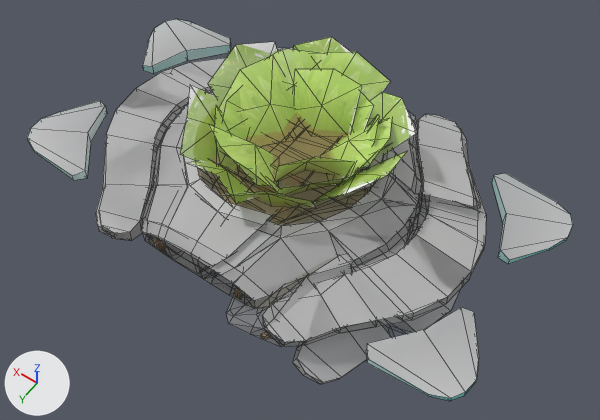
The FBX model Assets/HelloPico2/Data/Model/Prop/Prop_GardenFlowerAnim.fbx as it was, and as the next commit left it.
Camera for both pictures: a 50 mm lens placed at (-0.606, 0.812, 1.211), pointed at (-0.055, 0.041, -0.001). Every picture has the same lights, and +X, +Y and +Z are marked at lower left. Mesh edges are drawn as thin lines on the coarser meshes. Where no turn or scale is listed for an object, it has been applied to the vertices.

The first picture shows 'CharFishGroupRigRef_FlowerGroupMesh', 'CharFishGroupRigRef_GardenDiscCrackedMesh', 'CharFishGroupRigRef_GardenDiscDamagedMesh', 'CharFishGroupRigRef_GardenDiscMesh', 'CharFishGroupRigRef_GardenRockMesh', 'CharFishGroupRigRef_GardenWingMesh'.
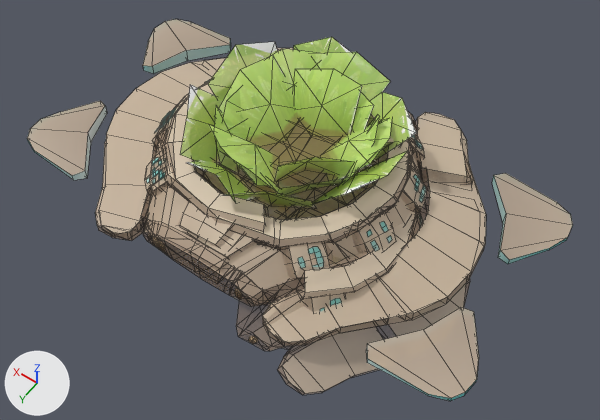
Location of each change, [x1, y1, x2, y2] in pixels of the pictures (600 x 420 px; the box of a moved part takes in the faces that stretch with it):
'CharFishGroupRigRef_GardenDiscDamagedMesh', reshaped: before [96, 87, 473, 382]; after [95, 81, 473, 393]
'CharFishGroupRigRef_GardenDiscCrackedMesh', reshaped: before [99, 58, 452, 342]; after [132, 60, 484, 341]
part 1 of me_charfishgrouprigref_gardenwingmesh, surface changed (grey to beige): [27, 19, 573, 398] in both
part 2 of me_charfishgrouprigref_gardendisccrackedmesh, built on: before [147, 92, 452, 340]; after [152, 60, 426, 341]
part 3 of me_charfishgrouprigref_gardendisccrackedmesh, surface changed: before [99, 63, 446, 342]; after [132, 229, 484, 327]
part 4 of me_charfishgrouprigref_gardendiscmesh, built on: before [147, 155, 393, 308]; after [150, 81, 427, 278]
part 5 of me_charfishgrouprigref_gardendiscmesh, surface changed (grey to beige): [99, 48, 486, 342] in both
part 6 of me_charfishgrouprigref_gardendiscdamagedmesh, moved or reshaped: before [153, 237, 160, 249]; after [153, 236, 160, 248]
part 7 of me_charfishgrouprigref_gardendiscdamagedmesh, moved or reshaped: before [261, 332, 270, 339]; after [249, 336, 258, 343]
part 8 of me_charfishgrouprigref_gardendiscdamagedmesh, rebuilt: before [96, 87, 473, 266]; after [95, 81, 473, 257]
part 9 of me_charfishgrouprigref_gardendiscdamagedmesh, rebuilt (17% taller): before [264, 220, 464, 382]; after [266, 204, 470, 393]
part 10 of me_charfishgrouprigref_gardendiscdamagedmesh, added (beige): after [145, 109, 423, 312]

The change, as a diff of the scene's bpy script:
```diff
--- a/Assets/HelloPico2/Data/Model/Prop/Prop_GardenFlowerAnim.fbx.py
+++ b/Assets/HelloPico2/Data/Model/Prop/Prop_GardenFlowerAnim.fbx.py
@@ me_charfishgrouprigref_gardendiscdamagedmesh @@
-me_charfishgrouprigref_gardendiscdamagedmesh.from_pydata(...)  # 456 vertices, 494 faces; spans x -0.373..0.395, y -0.292..0.306, z -0.101..0.114
+me_charfishgrouprigref_gardendiscdamagedmesh.from_pydata(...)  # 870 vertices, 774 faces; spans x -0.392..0.396, y -0.293..0.322, z -0.123..0.134
+# me_charfishgrouprigref_gardendiscdamagedmesh part 6: the loose piece of 20 vertices spanning x 0.09..0.107, y 0.258..0.263, z 0.006..0.033 is moved by (0.0, 0.0, 0.003)
+# me_charfishgrouprigref_gardendiscdamagedmesh part 7: the loose piece of 20 vertices spanning x -0.171..-0.153, y 0.286..0.292, z -0.012..0.014 is scaled about its middle by (1.01, 0.809, 1), then moved by (0.012, 0.018, -0.001)
+# me_charfishgrouprigref_gardendiscdamagedmesh part 8: the loose piece of 249 vertices spanning x -0.333..0.395, y -0.292..0.291, z -0.065..0.114 is rebuilt with 291 vertices and now spans x -0.294..0.396, y -0.293..0.291, z -0.119..0.134
+# me_charfishgrouprigref_gardendiscdamagedmesh part 9: the loose piece of 127 vertices spanning x -0.373..-0.042, y -0.144..0.306, z -0.101..0.062 is rebuilt with 158 vertices and now spans x -0.392..-0.009, y -0.137..0.322, z -0.123..0.085
+# me_charfishgrouprigref_gardendiscdamagedmesh part 10: 341 vertices added at x -0.291..0.273, y -0.243..0.24, z -0.021..0.114
 me_charfishgrouprigref_gardendiscdamagedmesh.materials.append(mat_charfishgrouprigref_gardenflowermat)
@@ me_charfishgrouprigref_gardendiscmesh @@
-me_charfishgrouprigref_gardendiscmesh.from_pydata(...)  # 342 vertices, 344 faces; spans x -0.383..0.383, y -0.291..0.291, z -0.055..0.099
+me_charfishgrouprigref_gardendiscmesh.from_pydata(...)  # 759 vertices, 630 faces; spans x -0.383..0.383, y -0.291..0.291, z -0.112..0.12
+# me_charfishgrouprigref_gardendiscmesh part 4: 42 vertices moved from x -0.198..0.198, y -0.261..0.261, z -0.048..0.094 to x -0.224..0.224, y -0.261..0.261, z -0.048..0.094; 39 vertices removed from x -0.175..0.175, y -0.261..0.261, z -0.055..0.099; 456 vertices added at x -0.256..0.256, y -0.261..0.261, z -0.112..0.12
+# me_charfishgrouprigref_gardendiscmesh part 5: 188 kept faces spanning x -0.383..0.383, y -0.291..0.291, z -0.048..0.094 get new texture (UV) coordinates
 me_charfishgrouprigref_gardendiscmesh.materials.append(mat_charfishgrouprigref_gardenflowermat)
@@ me_charfishgrouprigref_gardenwingmesh @@
 me_charfishgrouprigref_gardenwingmesh.from_pydata(...)  # 80 vertices, 72 faces; spans x -0.485..0.485, y -0.238..0.238, z 0.003..0.032
+# me_charfishgrouprigref_gardenwingmesh part 1: texture (UV) coordinates of 32 of 72 faces, centred in x -0.445..0.445, y -0.227..0.227, z 0.009..0.027, changed; they spanned u 0.03..0.03, v 0.23..0.29 and now span u 0.22..0.22, v 0.16..0.3
 me_charfishgrouprigref_gardenwingmesh.materials.append(mat_charfishgrouprigref_gardenflowermat)
@@ me_charfishgrouprigref_gardendisccrackedmesh @@
-me_charfishgrouprigref_gardendisccrackedmesh.from_pydata(...)  # 427 vertices, 459 faces; spans x -0.383..0.383, y -0.291..0.291, z -0.055..0.099
+me_charfishgrouprigref_gardendisccrackedmesh.from_pydata(...)  # 883 vertices, 770 faces; spans x -0.383..0.383, y -0.291..0.291, z -0.112..0.12
+# me_charfishgrouprigref_gardendisccrackedmesh part 2: 76 vertices moved from x -0.375..0.364, y -0.267..0.29, z -0.055..0.097 to x -0.375..0.345, y -0.266..0.29, z -0.11..0.115; 106 vertices removed from x -0.353..0.359, y -0.261..0.261, z -0.053..0.099; 562 vertices added at x -0.345..0.326, y -0.261..0.261, z -0.112..0.12
+# me_charfishgrouprigref_gardendisccrackedmesh part 3: 159 kept faces spanning x -0.383..0.383, y -0.291..0.291, z -0.11..0.107 get new texture (UV) coordinates
 me_charfishgrouprigref_gardendisccrackedmesh.materials.append(mat_charfishgrouprigref_gardenflowermat)
```
